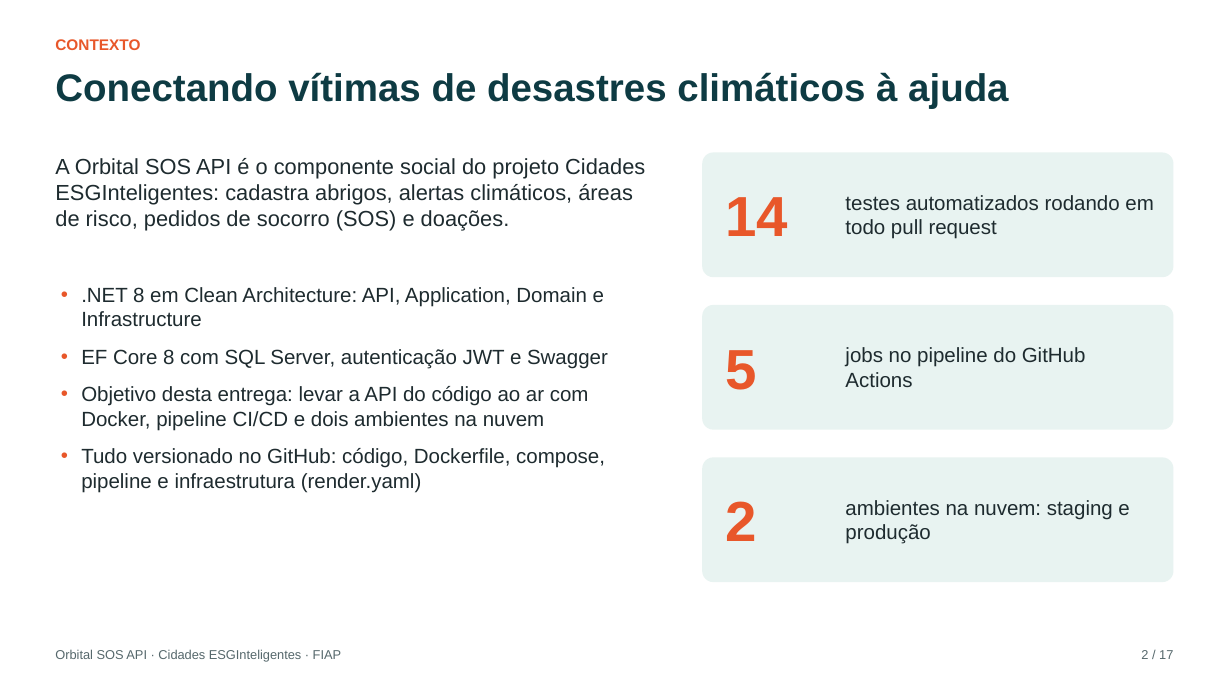
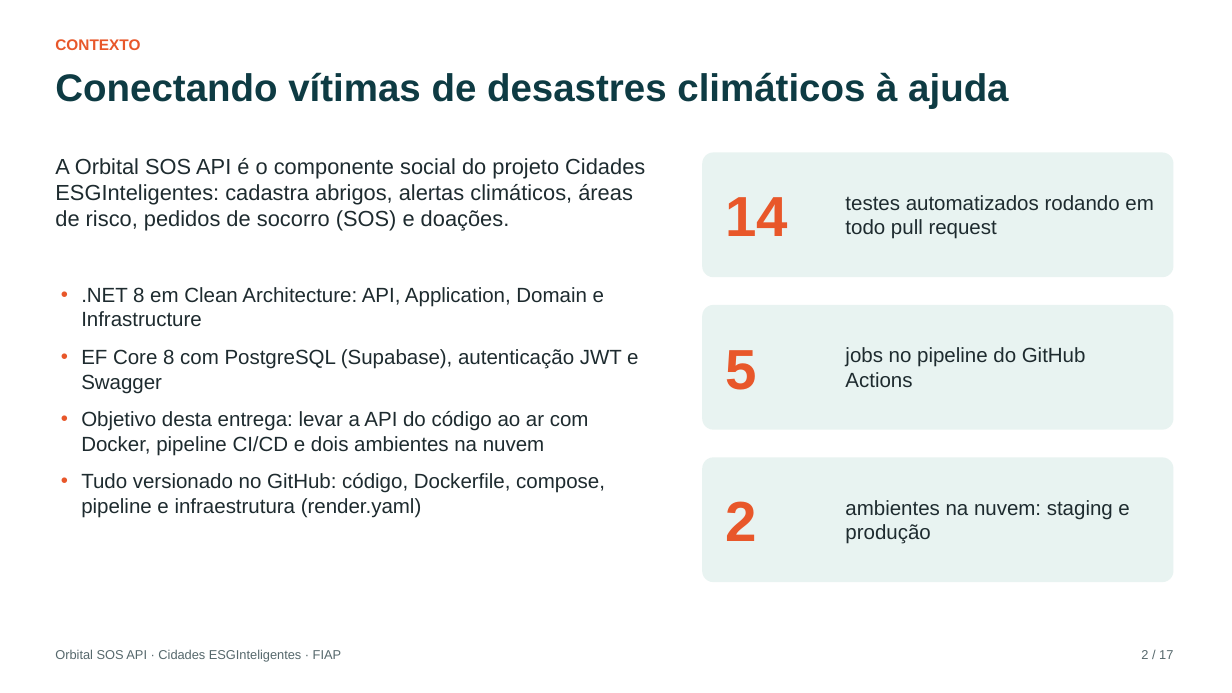
Before and after one commit to vsilva1997/orbital-sos-api, a slide deck: slide 2 of docs/Documentacao_DevOps.pptx. Drawn at 1232x693 pixels with LibreOffice and Linux fonts; fonts in the diff are those of the drawing. Boxes give left, top, right and bottom in pixels: in the first picture for what was removed or moved away, otherwise in the second. Text is boxed around its words. In the diff, an @@ line names an element or a change of style, - is before the commit and + after.

```diff
--- a/docs/Documentacao_DevOps.pptx
+++ b/docs/Documentacao_DevOps.pptx
@@ text at (81, 349, 638, 393): text changed @@
-• EF Core 8 com SQL Server, autenticação JWT e Swagger
+• EF Core 8 com PostgreSQL (Supabase), autenticação JWT e Swagger
```
Also in this commit, not shown: 6 other slides changed, 4 other files.
